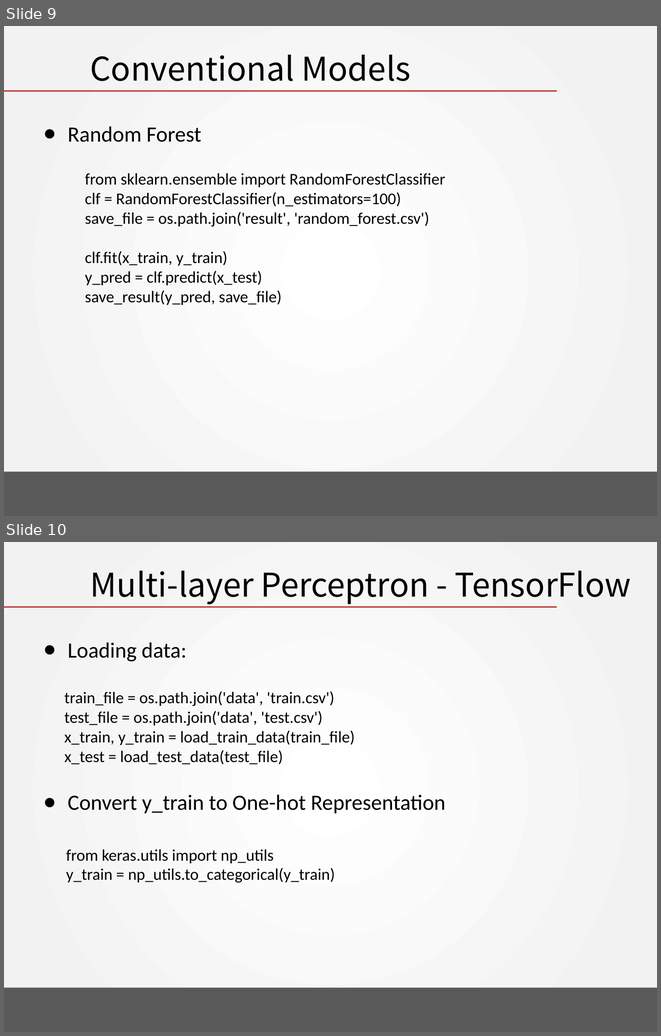
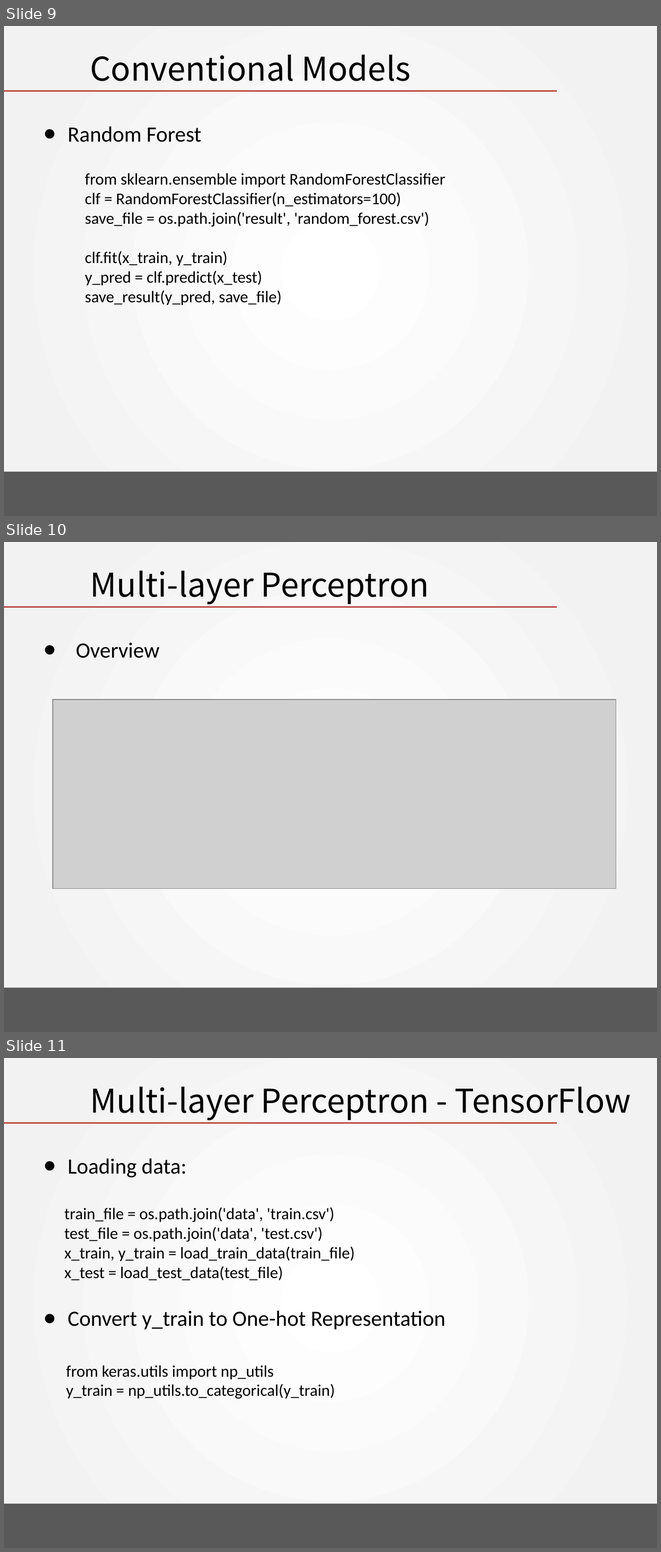
Before and after one commit to DavidPeng11/Artificial_Intelligence_2018, a slide deck: chapter 06 - Neural Network/Programming Task/Neural Network.pptx. Shown one above the other, each under a label of ours: slides 9 and 10 before the commit, slides 9, 10 and 11 after it. The pictures are 661x1036 and 661x1552 pixels, drawn with LibreOffice and Linux fonts; fonts in the diff are those of the drawing; grey boxes stand for pictures; background and template pictures are left out. Boxes give left, top, right and bottom in pixels: in the first picture for what was removed or moved away, otherwise in the second. Text is boxed around its words. In the diff, an @@ line names an element or a change of style, - is before the commit and + after.

Commit message:
chapter 06 revised!

```diff
--- a/chapter 06 - Neural Network/Programming Task/Neural Network.pptx
+++ b/chapter 06 - Neural Network/Programming Task/Neural Network.pptx
@@ slide 10 added at [4,542,657,1032], background gradient #FFFFFF to #F2F2F2; not listed: 2 template elements that a slide beside it also shows @@
@@ title added at [90,571,429,605], 36 pt, text #000000 @@
+Multi-layer Perceptron
@@ text added at [76,642,160,658], 24 pt, text #000000 @@
+● Overview
@@ picture added at [53,699,616,888] @@
@@ what was slide 10 is now slide 11 @@
```
